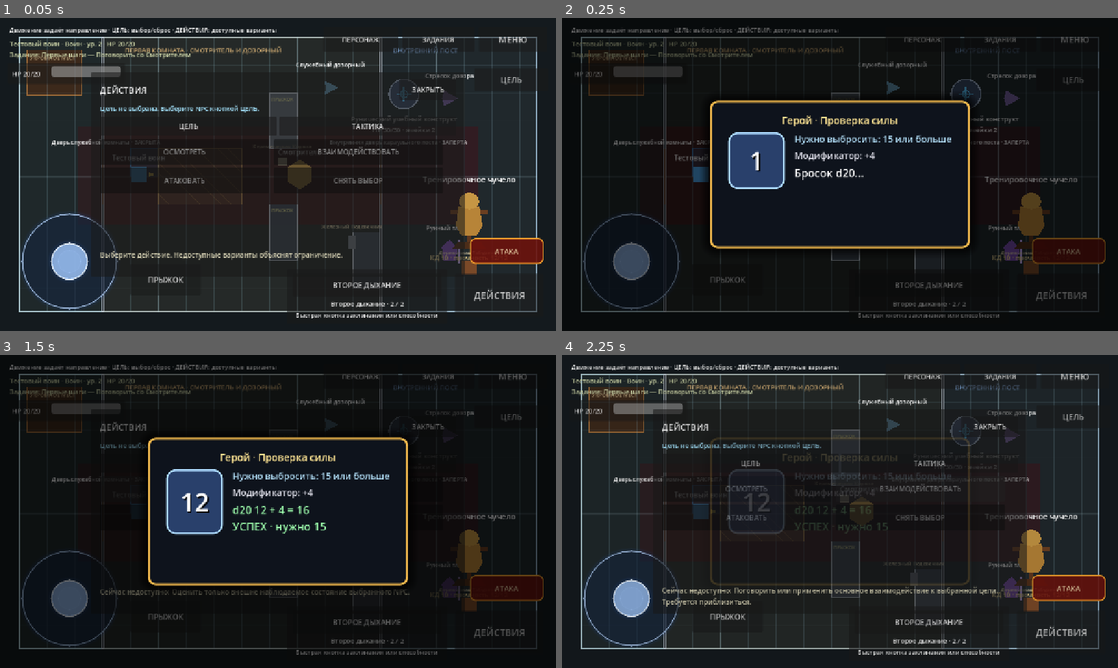
Above: before the commit, frames 1-4 (two rows, left to right).
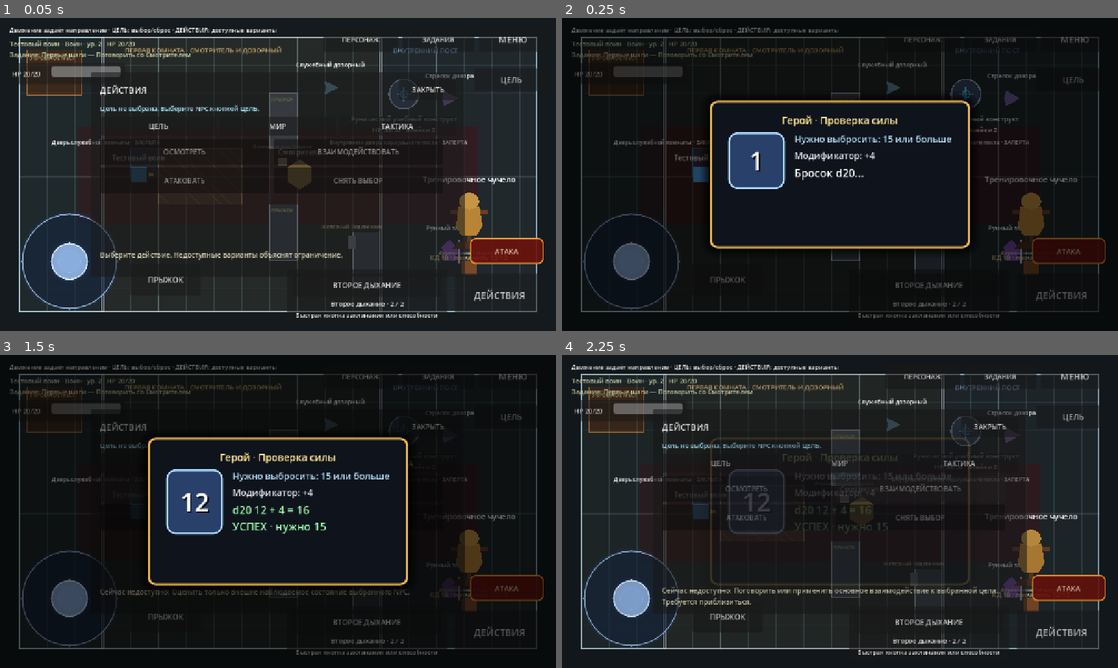
Above: after the commit, the same moments.

Repository: eretenkodaniil16-rgb/rpg-project
Game: Godot game, scene res://tests/test_mobile_combat_progression_hud.tscn
The game is run twice, just before and just after one commit, with the same random seed, the same clock (stepped at 60 frames per second) and the same inputs. This scene is started directly instead of the project's main scene.
Inputs:
- Up to frame 1 (0.05 s): no input
- Up to frame 2 (0.25 s): no input
- Up to frame 3 (1.5 s): click "ДЕЙСТВИЯ" at 0.5 s; click "ОСМОТРЕТЬ" at 1.25 s
- Up to frame 4 (2.25 s): click "ВЗАИМОДЕЙСТВОВАТЬ" at 2 s

The runs differ from the first frame. In frame 1, 0.3% of the frame differs, in the area x 26-75%, y 33-37%; in frame 2, nothing differs; in frame 3, less than 0.1%; in frame 4, 0.2%.

Commit message:
fix: list every overlapping world interaction separately

Diff:
--- a/scripts/ui/action_catalog_ui.gd
+++ b/scripts/ui/action_catalog_ui.gd
@@ -20,6 +20,7 @@
 	"tactic": "ТАКТИКА"
 }
 const WORLD_INTERACTION_ACTION_ID: String = "world_interact"
+const WORLD_INTERACTION_ACTION_PREFIX: String = "world_interact__"
 
 var catalog_button: Button
 var confirm_move_button: Button
@@ -72,7 +73,7 @@
 	if overlay_visible and panel.visible:
 		panel.hide()
 	_entries = entries.duplicate(true)
-	_append_world_interaction_entry()
+	_append_world_interaction_entries()
 	resource_label.text = resource_text
 	header_label.text = "БОЕВЫЕ ДЕЙСТВИЯ · %s" % movement_plan_text if combat_active else "ДЕЙСТВИЯ"
 	catalog_button.disabled = true
@@ -117,33 +118,86 @@
 	return _entries.duplicate(true)
 
 
-func _append_world_interaction_entry() -> void:
-	if not _combat_active:
-		return
+func _append_world_interaction_entries() -> void:
 	var player: Node = get_tree().get_first_node_in_group("player")
 	if not is_instance_valid(player):
 		return
-	var interactable_value: Variant = player.get("interactable")
-	var interactable: Node = interactable_value as Node if interactable_value is Node and is_instance_valid(interactable_value as Node) else null
-	var label: String = "НЕТ ОБЪЕКТА РЯДОМ"
-	var description: String = "Подойдите к двери или другому доступному объекту мира."
-	var enabled: bool = false
-	if interactable != null and interactable.has_method("perform_world_interaction"):
-		label = str(interactable.call("get_combat_interaction_label")) if interactable.has_method("get_combat_interaction_label") else "ВЗАИМОДЕЙСТВОВАТЬ"
-		description = str(interactable.call("get_combat_interaction_description")) if interactable.has_method("get_combat_interaction_description") else "Взаимодействовать с соседним объектом мира."
-		enabled = _player_turn
+	var action_value: Variant = _entries.get("action", [])
+	var action_entries: Array = action_value as Array if action_value is Array else []
+	var nearby: Array[Node] = _get_registered_interactables(player)
+	var appended_count: int = 0
+	for interactable: Node in nearby:
+		if not _supports_catalog_interaction(interactable):
+			continue
+		var enabled: bool = not _combat_active or _player_turn
 		if interactable.has_method("can_perform_world_interaction"):
 			enabled = enabled and bool(interactable.call("can_perform_world_interaction"))
-	var action_value: Variant = _entries.get("action", [])
-	var action_entries: Array = action_value as Array if action_value is Array else []
-	action_entries.append({
-		"id": WORLD_INTERACTION_ACTION_ID,
-		"label": label,
-		"enabled": enabled,
-		"description": description,
-		"group": "world"
-	})
+		action_entries.append({
+			"id": "%s%d" % [WORLD_INTERACTION_ACTION_PREFIX, interactable.get_instance_id()],
+			"label": _interaction_label(interactable),
+			"enabled": enabled,
+			"description": _interaction_description(interactable),
+			"group": "world"
+		})
+		appended_count += 1
+	if appended_count == 0 and not _has_world_entry(action_entries):
+		action_entries.append({
+			"id": WORLD_INTERACTION_ACTION_ID,
+			"label": "НЕТ ОБЪЕКТА РЯДОМ",
+			"enabled": false,
+			"description": "Войдите в зону двери, персонажа или другого интерактивного объекта.",
+			"group": "world"
+		})
 	_entries["action"] = action_entries
+
+
+func _get_registered_interactables(player: Node) -> Array[Node]:
+	if player.has_method("get_nearby_interactables"):
+		var value: Variant = player.call("get_nearby_interactables")
+		if value is Array:
+			var result: Array[Node] = []
+			for entry: Variant in value as Array:
+				if entry is Node and is_instance_valid(entry as Node):
+					result.append(entry as Node)
+			return result
+	var legacy_value: Variant = player.get("interactable")
+	if legacy_value is Node and is_instance_valid(legacy_value as Node):
+		return [legacy_value as Node]
+	return []
+
+
+func _supports_catalog_interaction(interactable: Node) -> bool:
+	return is_instance_valid(interactable) and (
+		interactable.has_method("interact")
+		or interactable.has_method("perform_world_interaction")
+	)
+
+
+func _interaction_label(interactable: Node) -> String:
+	if interactable.has_method("get_interaction_label"):
+		return str(interactable.call("get_interaction_label"))
+	if interactable.has_method("get_combat_interaction_label"):
+		return str(interactable.call("get_combat_interaction_label"))
+	if interactable.has_method("get_combat_name"):
+		return "ПОГОВОРИТЬ: %s" % str(interactable.call("get_combat_name")).to_upper()
+	return "ВЗАИМОДЕЙСТВОВАТЬ: %s" % interactable.name.to_snake_case().replace("_", " ").to_upper()
+
+
+func _interaction_description(interactable: Node) -> String:
+	if interactable.has_method("get_interaction_description"):
+		return str(interactable.call("get_interaction_description"))
+	if interactable.has_method("get_combat_interaction_description"):
+		return str(interactable.call("get_combat_interaction_description"))
+	if interactable.has_method("get_combat_name"):
+		return "Поговорить с персонажем %s." % str(interactable.call("get_combat_name"))
+	return "Взаимодействовать с выбранным объектом мира."
+
+
+func _has_world_entry(action_entries: Array) -> bool:
+	for value: Variant in action_entries:
+		if value is Dictionary and str((value as Dictionary).get("group", "")) == "world":
+			return true
+	return false
 
 
 func _build_interface() -> void:
@@ -373,6 +427,12 @@
 		description_label.text = "Сейчас недоступно: %s" % description
 		return
 	close_catalog()
+	if action_id.begins_with(WORLD_INTERACTION_ACTION_PREFIX):
+		var instance_text: String = action_id.trim_prefix(WORLD_INTERACTION_ACTION_PREFIX)
+		var player: Node = get_tree().get_first_node_in_group("player")
+		if is_instance_valid(player) and instance_text.is_valid_int() and player.has_method("request_interaction_with_instance"):
+			player.call("request_interaction_with_instance", instance_text.to_int())
+		return
 	if action_id == WORLD_INTERACTION_ACTION_ID:
 		var player: Node = get_tree().get_first_node_in_group("player")
 		if is_instance_valid(player) and player.has_method("request_interaction"):
